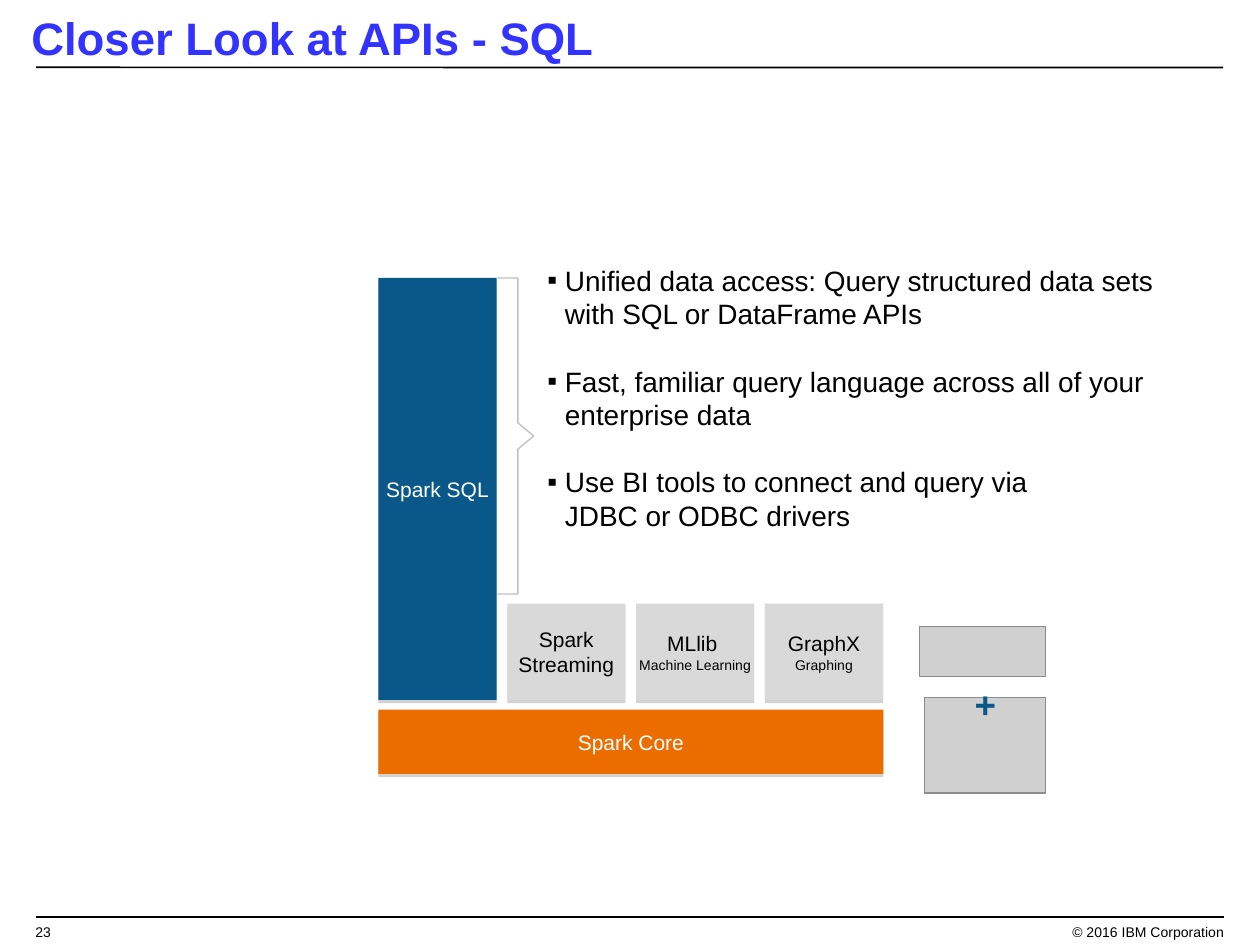
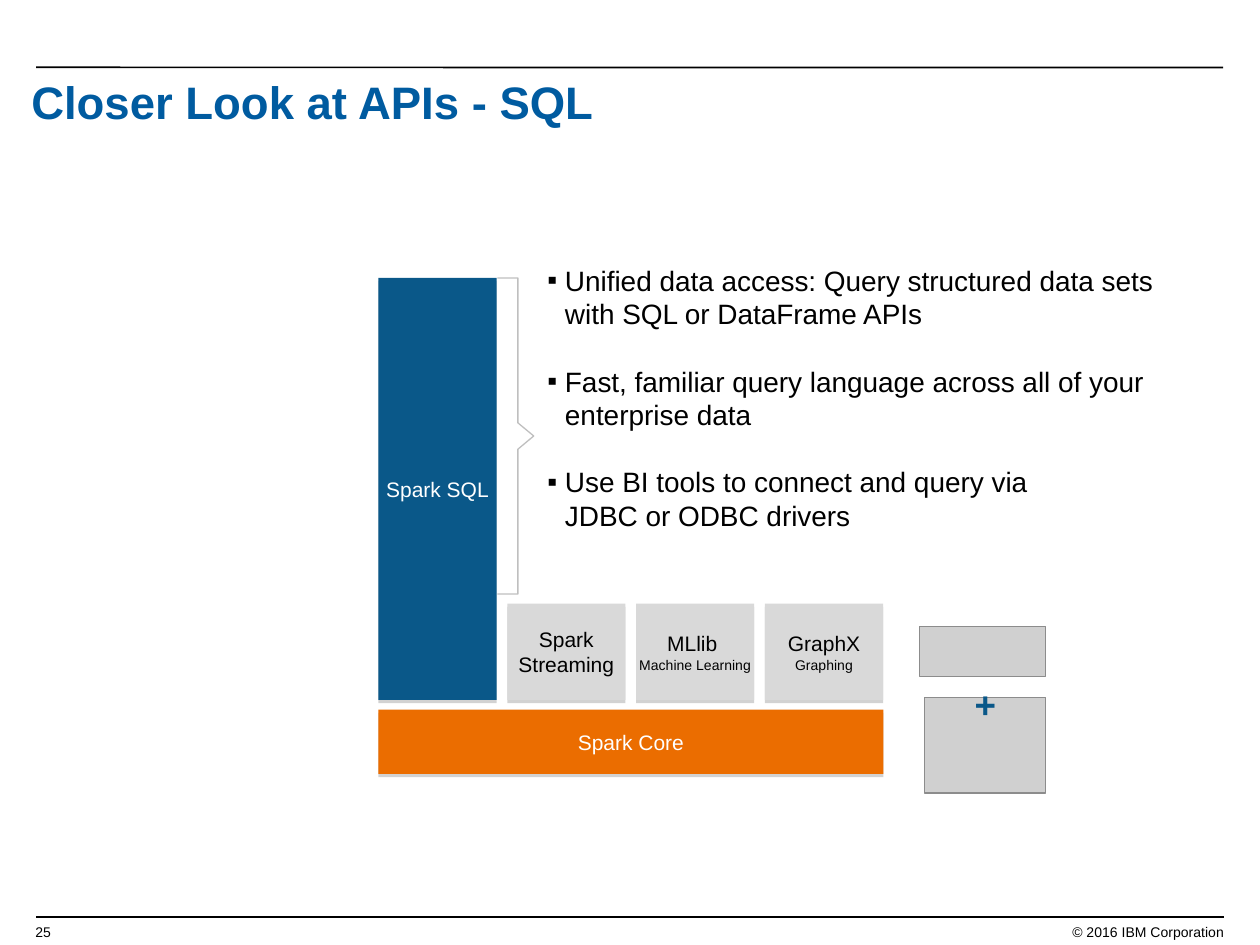
Before and after one commit to jpatter/SparkPOT, a slide deck: slide 25 of Lab-1/Coding w Apache Spark.ppt (slide 23 before the commit). Drawn at 1260x945 pixels with LibreOffice and Linux fonts; fonts in the diff are those of the drawing; grey boxes stand for pictures; background and template pictures are left out. Boxes give left, top, right and bottom in pixels: in the first picture for what was removed or moved away, otherwise in the second. Text is boxed around its words. In the diff, an @@ line names an element or a change of style, - is before the commit and + after.

```diff
--- a/Lab-1/Coding w Apache Spark.ppt
+++ b/Lab-1/Coding w Apache Spark.ppt
@@ title "Closer Look at APIs - ...": place and size @@
-title "Closer Look at APIs - ..." at <box>31,22,593,64</box>
+title "Closer Look at APIs - ..." at <box>31,86,593,128</box>
@@ title "Closer Look at APIs - ..." at <box>31,86,593,128</box>: text colour #3333FF to #005BA0 @@
@@ page number at <box>35,927,51,937</box>: text changed @@
-23
+25
```
Also in this commit, not shown: 26 other slides changed, 4 slides added, 2 slides removed.
